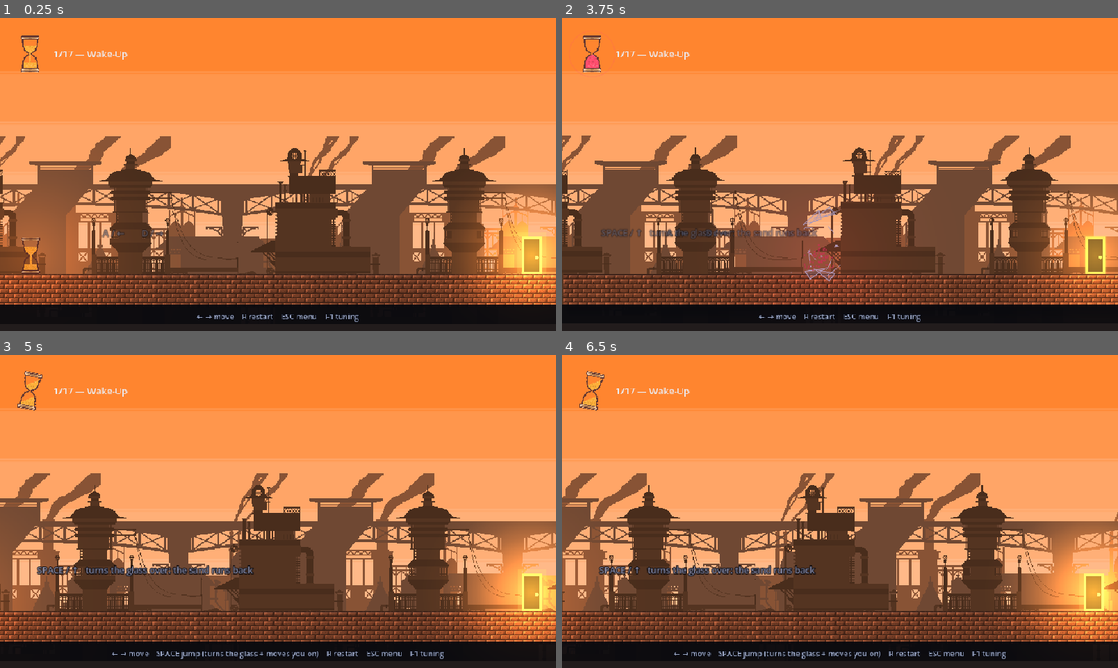
Above: before the commit, frames 1-4 (two rows, left to right).
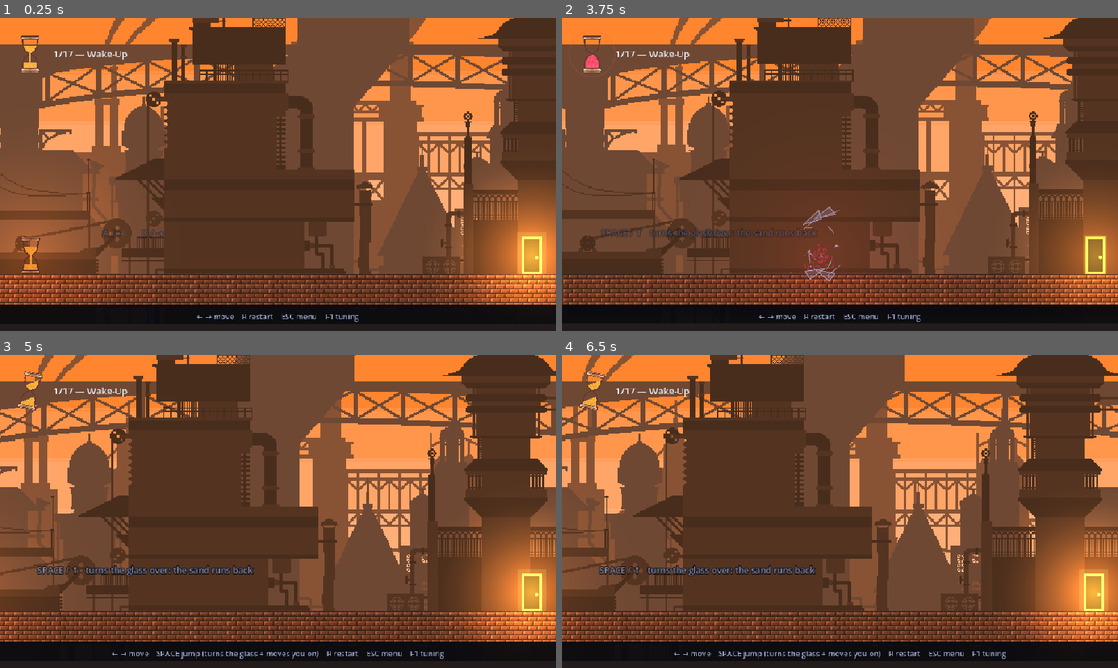
Above: after the commit, the same moments.

Repository: Athryell/GMTK-Game-Jam-2026
Game: Godot game, scene res://scenes/main.tscn
Two runs of this game, one before a commit and one after it. Both use one fixed random seed, a clock stepped at 60 frames per second and the inputs below. Sound files missing from this copy of the repository are replaced by a short silence.
Inputs:
- Up to frame 1 (0.25 s): no input
- Up to frame 2 (3.75 s): tap Enter at 0.5 s; hold Right (move_right) 0.53-2.03 s; tap Space (jump) at 0.77, 1.52, 3.02 s; hold Left (move_left) 2.03-2.78 s; hold Right (move_right) from 2.78 s (still down)
- Up to frame 3 (5 s): tap Space (jump) at 3.77, 4.52 s; release Right (move_right) at 4.28 s; hold Left (move_left) from 4.28 s (still down)
- Up to frame 4 (6.5 s): release Left (move_left) at 5.03 s; hold Right (move_right) 5.03-5.78 s; hold Left (move_left) from 5.78 s (still down); tap Space (jump) at 6.02 s

The runs differ from the first frame. In frame 1, 58% of the frame differs, in the area x 0-100%, y 0-82%; in frame 2, 57%; in frame 3, 58%; in frame 4, 58%.

Commit message:
Stand the backdrop twice as tall, on a whole-pixel grid
The painted layers are 324 px tall under a 540 px view, so the city was a
strip along the bottom with bare sky above it, repeating every 576 px — twice
inside one screen. Doubled they stand 648 and close over the player, and the
tile run at 1152 is wider than the view.

Doubling costs what it has to cost: the art has no higher-resolution master to
enlarge from (origbig.png is a nearest x4 of orig.png, same 11 colours, no more
detail), so a backdrop px is now two world px. Whole, not fractional, and the
only place in the game that is not 1:1 — everything you can touch still is.

Which is why the layer now lands on whole art px rather than wherever the
parallax puts it. The camera moves in fractions and the scroll rates are
fractions of that, so unsnapped the doubled texels sit astride world pixels and
the 1-px trusses in the art crawl as you walk. The ground line is snapped too:
a level with its floor on an odd px would plant the whole skyline half a texel
low for its entire length.

Co-Authored-By: Claude Opus 5 <noreply@anthropic.com>

Diff:
--- a/hourglass_hero_godot/scripts/fx/backdrop.gd
+++ b/hourglass_hero_godot/scripts/fx/backdrop.gd
@@ -9,14 +9,28 @@
 ## How many levels share one background before the next takes over.
 const LEVELS_PER_BACKGROUND := 4
 
-## The painted layers are exported at 576×324 and drawn one art px to one world
-## px, like every other texture in the game — that single rule is what keeps a
-## pixel the same size whether it lands on a brick, the glass or the skyline.
+## The painted layers are exported at 576×324, and this is how many world px one
+## of their art px covers. The backdrop is the ONE place in the game that is not
+## 1.0 — everything you can touch is, and that is what keeps a pixel the same
+## size across a brick, the glass and the clock.
 ##
-## Nothing else may read this: it is here so the rule has a name, not so the
-## backdrop can be sized independently. At 1.0 the art is narrower than the
-## 960 px view, so `BackdropLayer` tiles it sideways to cover the level.
-const ART_SCALE := 1.0
+## At 1.0 the art stood 324 px tall under a 540 px view: a strip of city along
+## the bottom with bare sky over it, and the layers repeating every 576 px, well
+## inside one screen. Doubled it stands 648 and the city closes over the player,
+## with the tile run at 1152 — wider than the view, so the repeat no longer shows
+## twice at once.
+##
+## It must stay a WHOLE number. The art has no higher-resolution master to
+## enlarge from (`origbig.png` is a nearest ×4 of `orig.png`, the same 11 colours
+## and no more detail), so growing it can only mean spending more world px per
+## art px — and at anything fractional the doubled texels straddle world pixels
+## and the 1-px trusses in the art tear as the parallax slides. Whole means the
+## backdrop's pixel is an exact multiple of the game's rather than a stranger to
+## it, which is the closest this art can get to the rule while being any bigger.
+##
+## Nothing outside `BackdropLayer` may read this: it is here so the exception has
+## a name and a reason, not so the backdrop can be sized freely.
+const ART_SCALE := 2.0
 
 ## How far below the ground line the art is planted, in px. A little overlap
 ## reads better than a butt joint, and it covers the bare sky the camera's
--- a/hourglass_hero_godot/scripts/fx/backdrop_layer.gd
+++ b/hourglass_hero_godot/scripts/fx/backdrop_layer.gd
@@ -33,7 +33,11 @@
 ## `world_size.y`, which only bounds how far you can fall.
 func configure(world_size: Vector2, floor_y: float) -> void:
 	_world = world_size
-	_floor_y = floor_y
+	# Snapped to a whole art px so the bottom edge lands on a texel boundary. A
+	# level whose ground sits on an odd world px would otherwise plant the art
+	# half a texel low, and every horizontal in it — every truss, every roofline —
+	# would be sampled across that seam for the length of the level.
+	_floor_y = _snap(floor_y)
 	scale = Vector2.ONE * Backdrop.ART_SCALE
 	# Dropped so the next `sync` re-latches against the new level's camera.
 	# `main.gd` snaps the camera between this and that call, so what it latches
@@ -50,12 +54,25 @@
 ## camera anywhere near the floor, which lifts the art clean off the ground it
 ## is anchored to. Against the camera's resting height it is zero at rest and
 ## only grows as you climb, so the skyline stays planted and merely breathes.
+##
+## Landed on a whole art px, not on a whole world px. The camera moves in
+## fractions of a px and the parallax rates are fractions of that, so an
+## unsnapped layer sits between texels and stays there — nearest sampling then
+## picks a side per texel and the thin work in the art crawls and drops rows as
+## you walk. Snapping it means the layer moves in visible steps of one art px,
+## which is what the sand and everything else in the game already do.
 func sync(camera_position: Vector2) -> void:
 	if is_nan(_datum_y):
 		_datum_y = camera_position.y
 	position = Vector2(
-		camera_position.x * (1.0 - scroll),
-		(camera_position.y - _datum_y) * (1.0 - Backdrop.VERTICAL_SCROLL))
+		_snap(camera_position.x * (1.0 - scroll)),
+		_snap((camera_position.y - _datum_y) * (1.0 - Backdrop.VERTICAL_SCROLL)))
+
+
+## `value` rounded to a whole art px, in world px. At an `ART_SCALE` of 1 this is
+## a plain round; the point of it is every other scale.
+static func _snap(value: float) -> float:
+	return roundf(value / Backdrop.ART_SCALE) * Backdrop.ART_SCALE
 
 
 ## Ground-anchored: the art's bottom edge sits on the level's terrain, tiled
@@ -65,7 +82,11 @@
 	if texture == null:
 		return
 	var size := texture.get_size()
-	var left := -MARGIN / Backdrop.ART_SCALE
-	var right := (_world.x + MARGIN) / Backdrop.ART_SCALE
+	# Whole art px on every edge. `left` is where the tile run starts, so a
+	# fraction there would offset every copy across the level by part of a texel;
+	# the other two only decide where the run is cut, and are rounded to keep the
+	# rect honest rather than because anything depends on it.
+	var left := floorf(-MARGIN / Backdrop.ART_SCALE)
+	var right := ceilf((_world.x + MARGIN) / Backdrop.ART_SCALE)
 	var bottom := _floor_y / Backdrop.ART_SCALE
 	draw_texture_rect(texture, Rect2(left, bottom - size.y, right - left, size.y), true)
